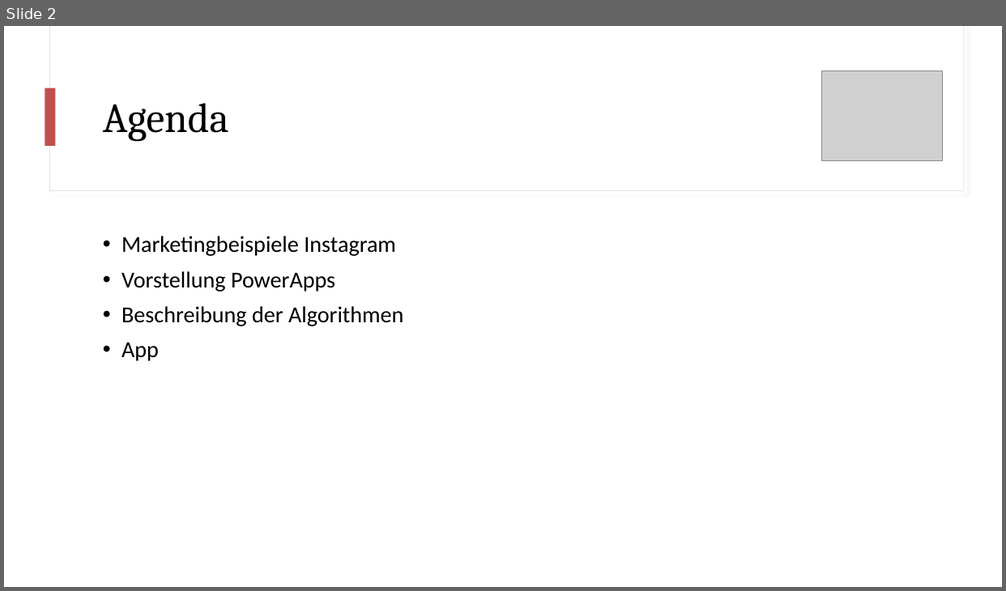
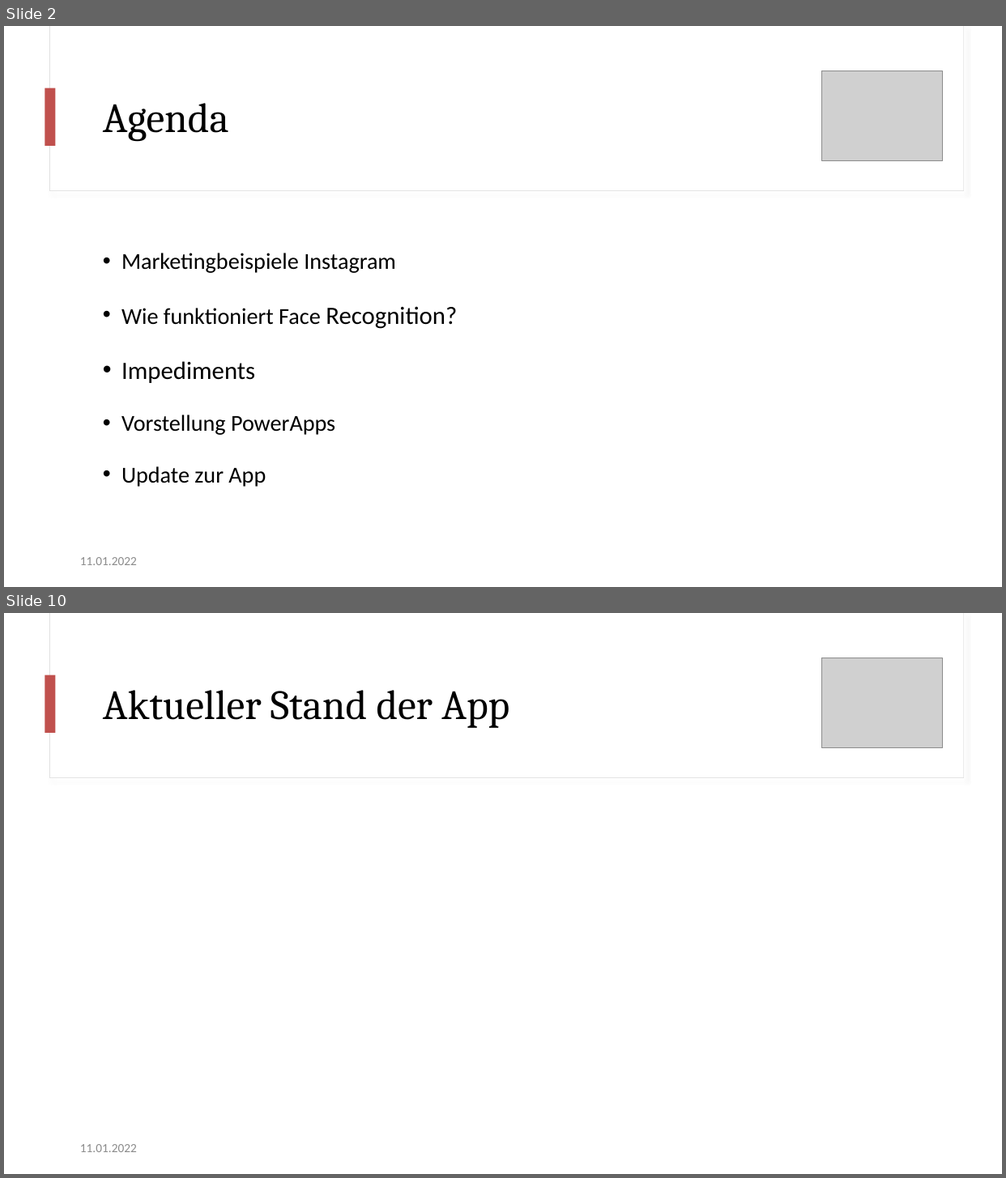
Before and after one commit to florian-frey/FaceBank, a slide deck: presentations/presentation-22_01_13.pptx. Shown one above the other, each under a label of ours: slide 2 before the commit, slides 2 and 10 after it; the slides between them are not shown. The pictures are 1006x591 and 1006x1178 pixels, drawn with LibreOffice and Linux fonts; fonts in the diff are those of the drawing; grey boxes stand for pictures. Boxes give left, top, right and bottom in pixels: in the first picture for what was removed or moved away, otherwise in the second. Text is boxed around its words. In the diff, an @@ line names an element or a change of style, - is before the commit and + after.

```diff
--- a/presentations/presentation-22_01_13.pptx
+++ b/presentations/presentation-22_01_13.pptx
@@ slide 10 added at (4,613,1002,1174), background #FFFFFF @@
@@ rectangle added at (49,613,964,778), fill #FFFFFF, outline #E1E1E1 0.75 pt @@
@@ rectangle added at (50,613,964,777), fill #FFFFFF @@
@@ picture added at (822,658,942,747) @@
@@ rectangle added at (45,675,56,733), fill #C0504D @@
@@ title added at (103,690,509,728), 40 pt, text #000000 @@
+Aktueller Stand der App
@@ text added at (80,1144,137,1152), 12 pt, text #8C8C8C @@
+11.01.2022
@@ slide 2 changed as well @@
@@ text at (121,253,396,435): line spacing 0.9 to 1.5 @@
@@ text at (121,306,457,383): paragraphs added @@
+• Wie funktioniert Face Recognition?
+• Impediments
@@ text at (121,467,266,487): text changed @@
-• Beschreibung der Algorithmen
-• App
+• Update zur App
@@ text added at (80,557,137,565), 12 pt, text #8C8C8C @@
+11.01.2022
```
Also in this commit, not shown: 1 other slide changed, 7 other slides added, 1 slide removed.
